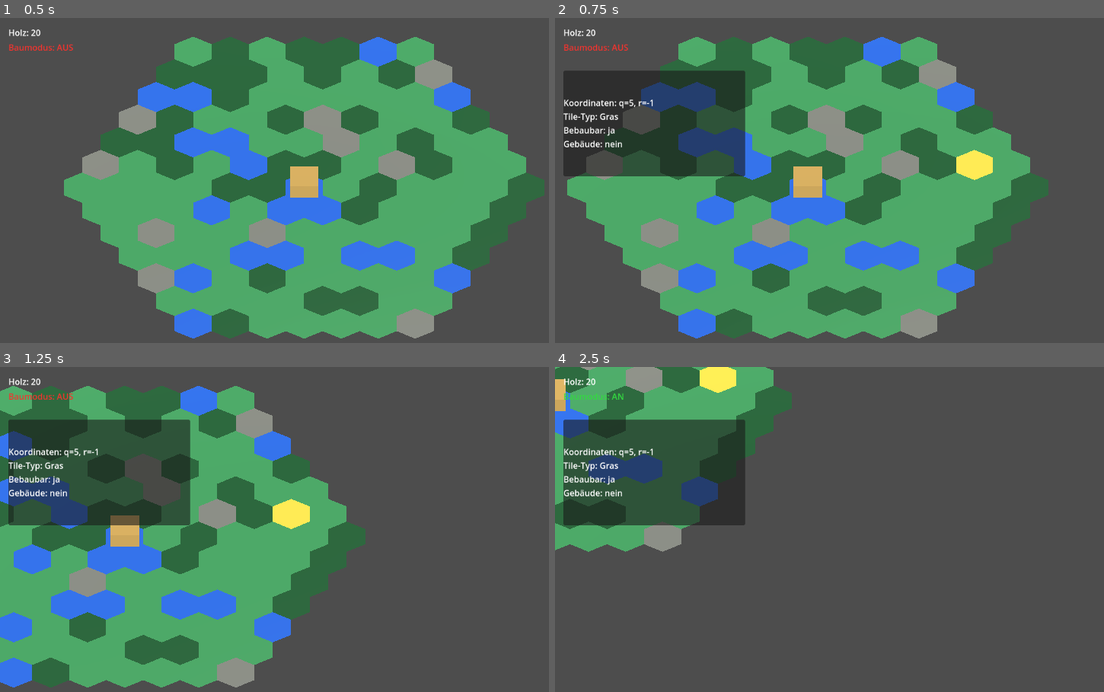
Above: before the commit, frames 1-4 (two rows, left to right).
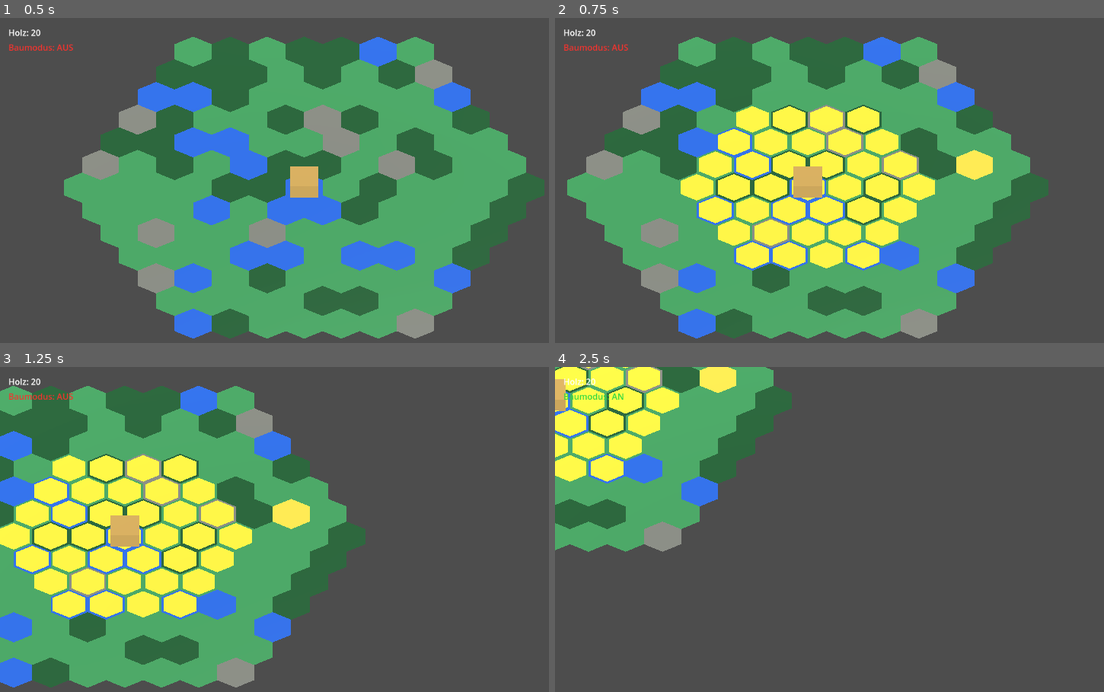
Above: after the commit, the same moments.

Repository: Ranu4922/CodexGame
Game: Godot game, scene res://scenes/Main.tscn
Two runs of this game, one before a commit and one after it. Both use one fixed random seed, a clock stepped at 60 frames per second and the inputs below.
Inputs (mouse positions are in pixels of both pictures, inside the frame that each line leads up to):
- Up to frame 1 (0.5 s): no input
- Up to frame 2 (0.75 s): tap Enter at 0.5 s; move the mouse to (994, 170) at 0.52 s; hold D from 0.53 s (still down); tap V at 0.6 s; click (994, 170) at 0.67 s
- Up to frame 3 (1.25 s): keep holding D
- Up to frame 4 (2.5 s): move the mouse to (736, 555) at 1.27 s; release D at 1.28 s; hold S 1.28-2.03 s; tap V at 1.35, 2.3 s; move the mouse to (917, 461) at 2.02 s; hold D from 2.03 s (still down); tap B at 2.1 s

Frame 1 is identical in both runs. In frame 2, 23% of the frame differs, in the area x 1-70%, y 16-78%; in frame 3, 19%; in frame 4, 13%.

Commit message:
Add village center influence radius

Diff:
--- a/scripts/hex_grid.gd
+++ b/scripts/hex_grid.gd
@@ -9,7 +9,9 @@
 	building_name: String,
 	own_forest: bool,
 	adjacent_forests: int,
-	production: int
+	production: int,
+	in_settlement_area: bool,
+	village_center_distance: int
 )
 signal selection_cleared
 signal build_mode_changed(enabled: bool)
@@ -23,10 +25,12 @@
 @export var starting_wood: int = 20
 @export var lumberjack_hut_wood_cost: int = 5
 @export var production_interval: float = 5.0
+@export var village_center_influence_radius: int = 3
 
 var selected_tile: MeshInstance3D
 var selected_material: StandardMaterial3D
 var building_material: StandardMaterial3D
+var influence_marker_material: StandardMaterial3D
 var tile_materials: Dictionary = {}
 var build_mode: bool = false
 var wood: int = 0
@@ -34,6 +38,7 @@
 var lumberjack_hut_tiles: Array[MeshInstance3D] = []
 var production_timer: float = 0.0
 var village_center_tile: MeshInstance3D
+var show_influence_area: bool = false
 
 
 func _ready() -> void:
@@ -46,8 +51,10 @@
 	}
 	selected_material = _make_material(Color(0.95, 0.78, 0.25))
 	building_material = _make_material(Color(0.46, 0.25, 0.10))
+	influence_marker_material = _make_material(Color(0.90, 0.82, 0.20))
 	_generate_grid()
 	_place_starting_village_center()
+	_update_village_center_influence()
 
 
 func _process(delta: float) -> void:
@@ -81,6 +88,8 @@
 	tile.set_meta("tile_type", tile_type)
 	tile.set_meta("buildable", _is_tile_buildable(tile_type))
 	tile.set_meta("has_building", false)
+	tile.set_meta("in_settlement_area", false)
+	tile.set_meta("village_center_distance", -1)
 	add_child(tile)
 	tiles_by_coords[_coords_key(q, r)] = tile
 
@@ -159,6 +168,10 @@
 
 	if event is InputEventKey and event.pressed and not event.echo and event.keycode == KEY_ESCAPE:
 		_clear_selection()
+
+	if event is InputEventKey and event.pressed and not event.echo and event.keycode == KEY_V:
+		show_influence_area = not show_influence_area
+		_set_influence_markers_visible(show_influence_area)
 
 	if event is InputEventMouseButton and event.pressed and event.button_index == MOUSE_BUTTON_LEFT:
 		_select_tile_under_mouse()
@@ -197,7 +210,9 @@
 			_get_tile_building_name(tile_mesh),
 			_get_tile_own_forest(tile_mesh),
 			_get_tile_adjacent_forests(tile_mesh),
-			_get_tile_production(tile_mesh)
+			_get_tile_production(tile_mesh),
+			_get_tile_in_settlement_area(tile_mesh),
+			_get_tile_village_center_distance(tile_mesh)
 		)
 
 
@@ -225,6 +240,10 @@
 		message_changed.emit("Kann hier nicht bauen: Feld hat bereits ein Gebäude.")
 		return
 
+	if not _get_tile_in_settlement_area(tile):
+		message_changed.emit("Außerhalb des Siedlungsgebiets")
+		return
+
 	if wood < lumberjack_hut_wood_cost:
 		message_changed.emit("Nicht genug Holz. Holzfällerhütte kostet %d Holz." % lumberjack_hut_wood_cost)
 		return
@@ -237,7 +256,7 @@
 
 func _place_starting_village_center() -> void:
 	var center_tile_variant: Variant = tiles_by_coords.get(_coords_key(0, 0))
-	if not center_tile_variant is MeshInstance3D:
+	if not (center_tile_variant is MeshInstance3D):
 		return
 
 	var center_tile: MeshInstance3D = center_tile_variant as MeshInstance3D
@@ -259,6 +278,57 @@
 	center_tile.set_meta("building_type", "village_center")
 	center_tile.set_meta("nearest_village_center_coords", Vector2i(0, 0))
 	village_center_tile = center_tile
+
+
+func _update_village_center_influence() -> void:
+	if village_center_tile == null:
+		return
+
+	var center_q: int = int(village_center_tile.get_meta("q"))
+	var center_r: int = int(village_center_tile.get_meta("r"))
+
+	for tile_variant in tiles_by_coords.values():
+		if not (tile_variant is MeshInstance3D):
+			continue
+
+		var tile: MeshInstance3D = tile_variant as MeshInstance3D
+		var distance: int = _hex_distance(
+			center_q,
+			center_r,
+			int(tile.get_meta("q")),
+			int(tile.get_meta("r"))
+		)
+		var in_area: bool = distance <= village_center_influence_radius
+		tile.set_meta("village_center_distance", distance)
+		tile.set_meta("in_settlement_area", in_area)
+
+		if in_area:
+			_add_influence_marker(tile)
+
+
+func _add_influence_marker(tile: MeshInstance3D) -> void:
+	if tile.has_node("InfluenceMarker"):
+		return
+
+	var marker: MeshInstance3D = MeshInstance3D.new()
+	marker.name = "InfluenceMarker"
+	marker.mesh = _create_hex_mesh()
+	marker.material_override = influence_marker_material
+	marker.position = Vector3(0.0, 0.02, 0.0)
+	marker.scale = Vector3(0.88, 1.0, 0.88)
+	marker.visible = show_influence_area
+	tile.add_child(marker)
+
+
+func _set_influence_markers_visible(visible: bool) -> void:
+	for tile_variant in tiles_by_coords.values():
+		if not (tile_variant is MeshInstance3D):
+			continue
+
+		var tile: MeshInstance3D = tile_variant as MeshInstance3D
+		var marker: Node = tile.get_node_or_null("InfluenceMarker")
+		if marker is MeshInstance3D:
+			marker.visible = visible
 
 
 func _place_lumberjack_hut(tile: MeshInstance3D) -> void:
@@ -342,6 +412,18 @@
 	return ""
 
 
+func _get_tile_in_settlement_area(tile: MeshInstance3D) -> bool:
+	if tile.has_meta("in_settlement_area"):
+		return bool(tile.get_meta("in_settlement_area"))
+	return false
+
+
+func _get_tile_village_center_distance(tile: MeshInstance3D) -> int:
+	if tile.has_meta("village_center_distance"):
+		return int(tile.get_meta("village_center_distance"))
+	return -1
+
+
 func _get_tile_adjacent_forests(tile: MeshInstance3D) -> int:
 	if tile.has_meta("adjacent_forests"):
 		return int(tile.get_meta("adjacent_forests"))
@@ -367,6 +449,13 @@
 	)
 
 
+func _hex_distance(from_q: int, from_r: int, to_q: int, to_r: int) -> int:
+	var delta_q: int = to_q - from_q
+	var delta_r: int = to_r - from_r
+	var delta_s: int = -delta_q - delta_r
+	return int((abs(delta_q) + abs(delta_r) + abs(delta_s)) / 2)
+
+
 func _make_material(color: Color) -> StandardMaterial3D:
 	var material: StandardMaterial3D = StandardMaterial3D.new()
 	material.albedo_color = color
